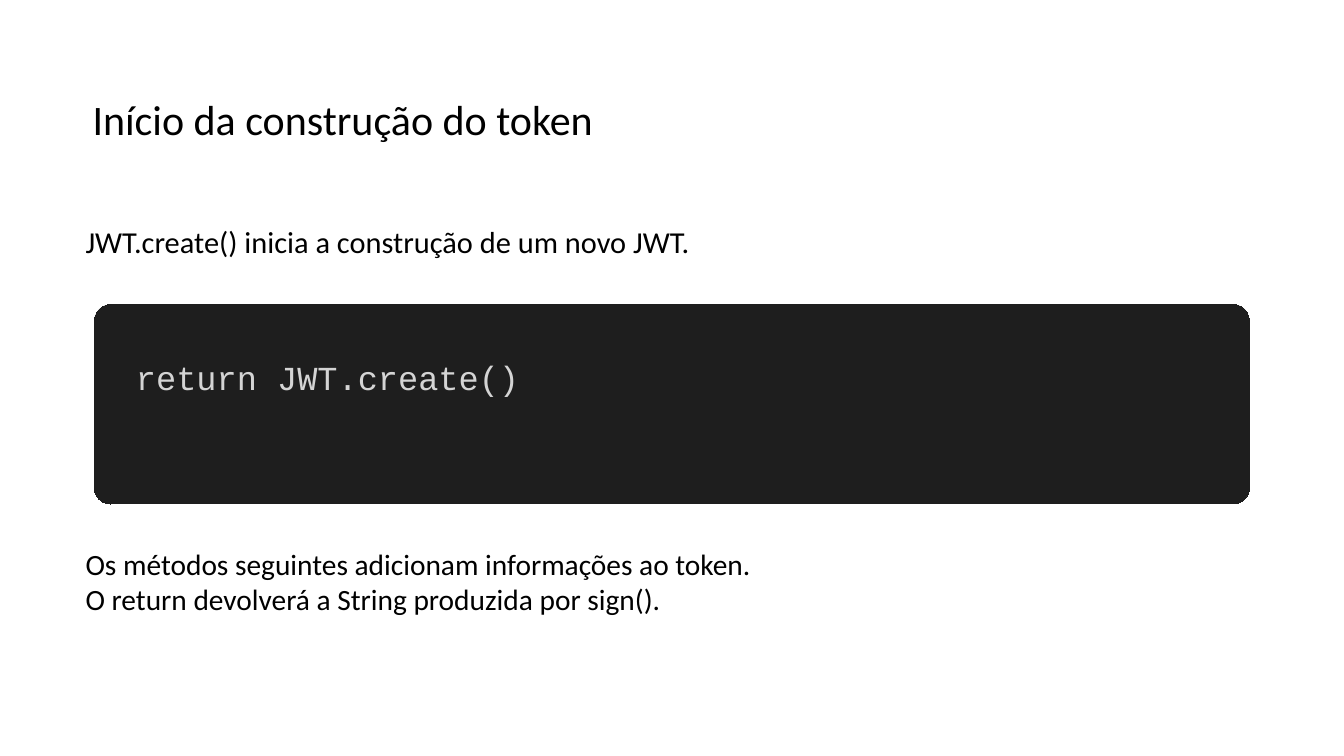
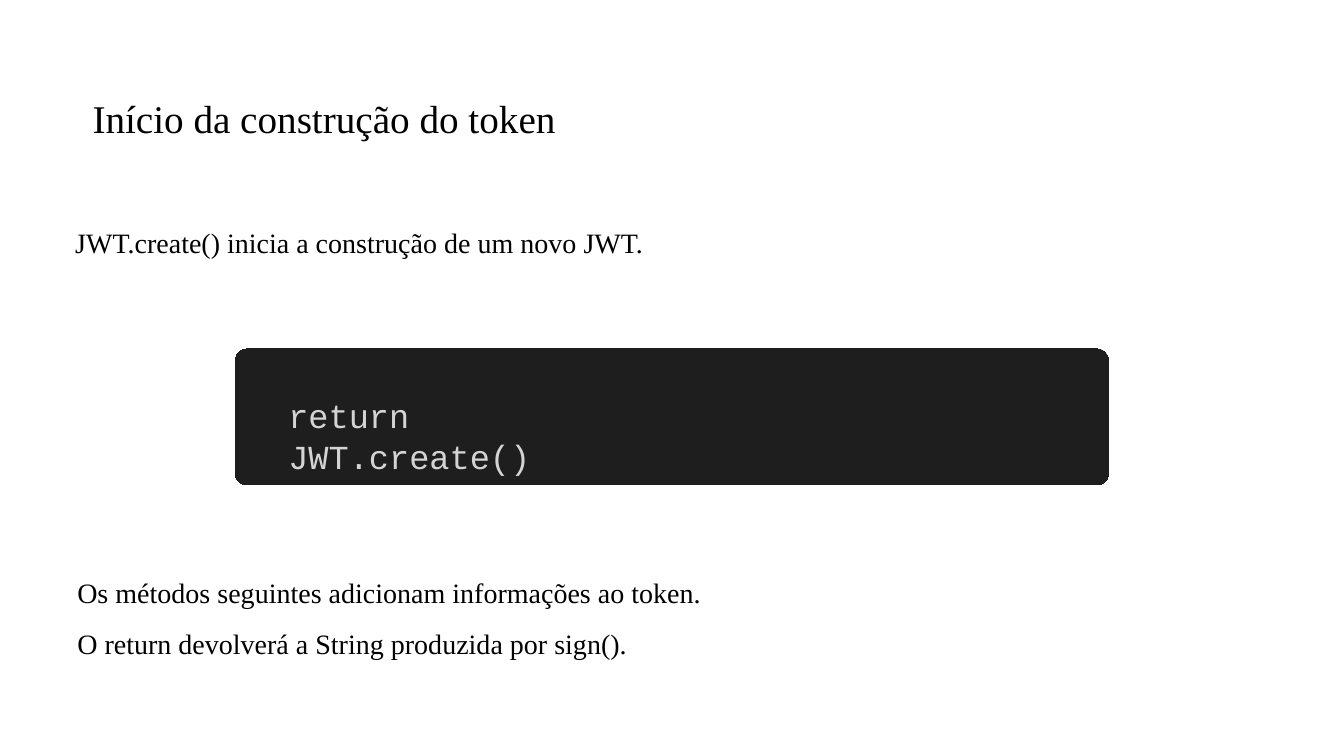
Before and after one commit to PedroMiho/UMC, a slide deck: slide 11 of engenharia-software/software-corporativo/boas-praticas/aula-07-JWT/spring-security.pptx (slide 10 before the commit). Drawn at 1344x756 pixels with LibreOffice and Linux fonts; fonts in the diff are those of the drawing; background and template pictures are left out. Boxes give left, top, right and bottom in pixels: in the first picture for what was removed or moved away, otherwise in the second. Text is boxed around its words. In the diff, an @@ line names an element or a change of style, - is before the commit and + after.

```diff
--- a/engenharia-software/software-corporativo/boas-praticas/aula-07-JWT/spring-security.pptx
+++ b/engenharia-software/software-corporativo/boas-praticas/aula-07-JWT/spring-security.pptx
@@ title "Início da construção do token" at box(93, 105, 555, 140): size 30 to 28 pt, font Calibri to Times New Roman @@
@@ text "JWT.create() inicia a construção de ...": place and size @@
-text "JWT.create() inicia a construção de ..." at box(86, 231, 689, 258)
+text "JWT.create() inicia a construção de ..." at box(75, 233, 643, 258)
@@ text "JWT.create() inicia a construção de ..." at box(75, 233, 643, 258): size 21.8 to 20 pt, font Calibri to Times New Roman; alignment left to justified @@
@@ rounded rectangle: place and size @@
-rounded rectangle at box(95, 304, 1250, 504)
+rounded rectangle at box(236, 349, 1109, 485)
@@ text "return JWT.create()" rewrapped from box(136, 365, 519, 397) to box(288, 405, 530, 476) @@
@@ text "Os métodos seguintes adicionam informações ...": place and size @@
-text "Os métodos seguintes adicionam informações ..." at box(86, 554, 750, 615)
+text "Os métodos seguintes adicionam informações ..." at box(77, 583, 700, 659)
@@ text "Os métodos seguintes adicionam informações ..." at box(77, 583, 700, 659): size 21 to 20 pt, font Calibri to Times New Roman; alignment left to justified; line spacing 1 to 1.5 @@
```
Also in this commit, not shown: 9 other slides changed, 4 slides added, 2 other files.
